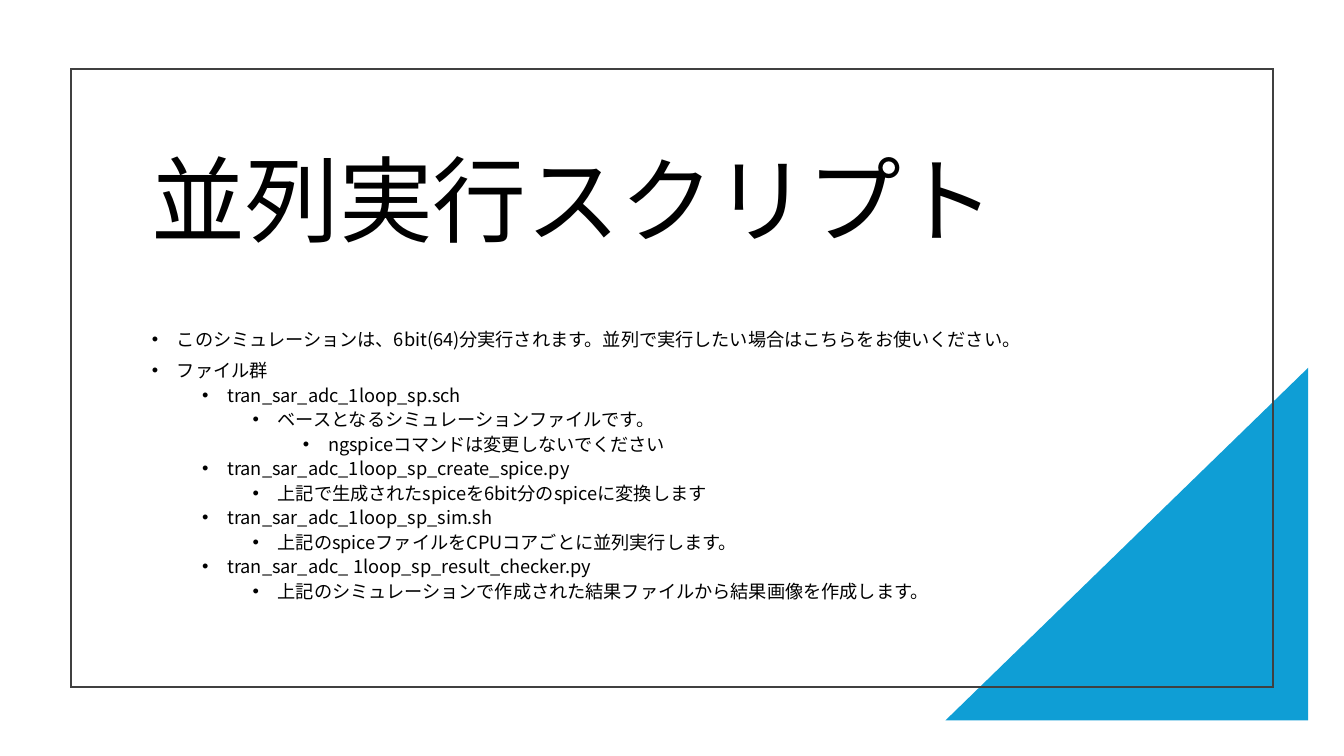
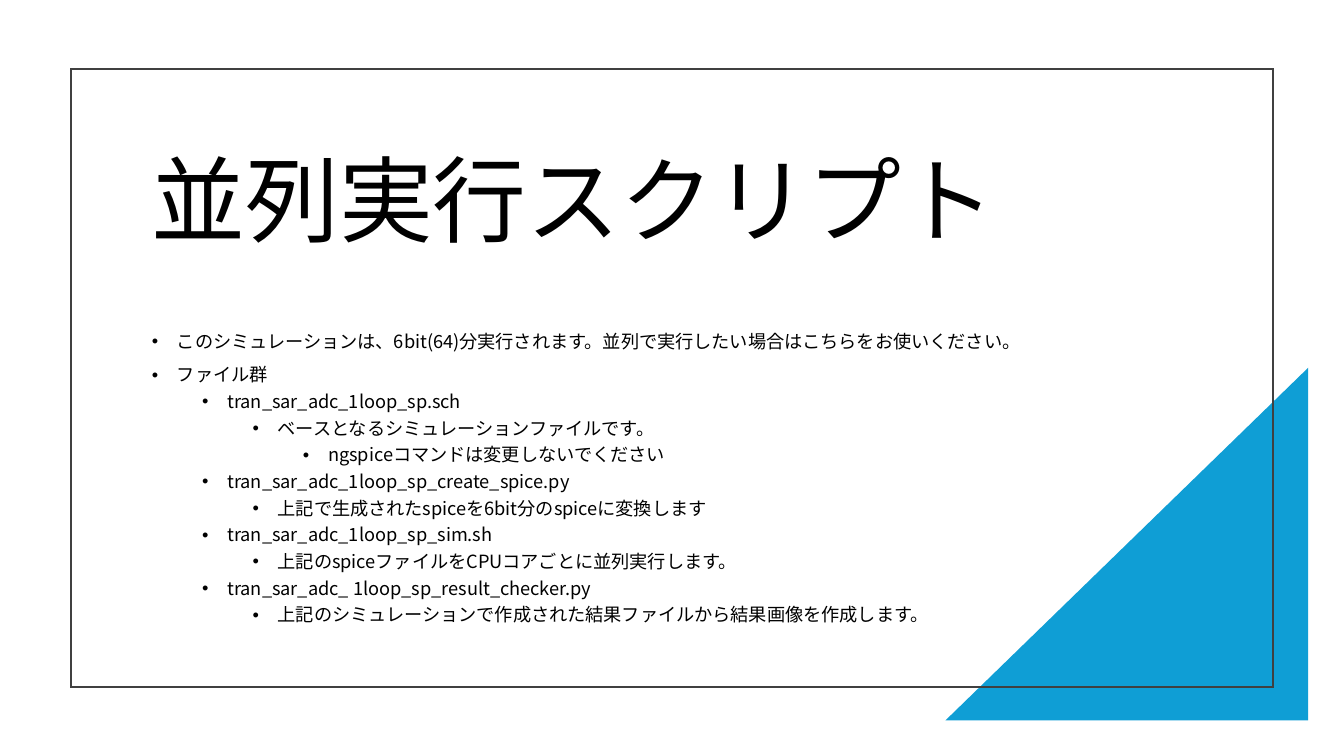
Before and after one commit to ishi-kai/openmpw-transistor-level-examples, a slide deck: slide 126 of SKY130/docs/SAR-ADC_SKY130.pptx. Drawn at 1344x756 pixels with LibreOffice and Linux fonts; fonts in the diff are those of the drawing. Boxes give left, top, right and bottom in pixels: in the first picture for what was removed or moved away, otherwise in the second. Text is boxed around its words. In the diff, an @@ line names an element or a change of style, - is before the commit and + after.

```diff
--- a/SKY130/docs/SAR-ADC_SKY130.pptx
+++ b/SKY130/docs/SAR-ADC_SKY130.pptx
@@ text "このシミュレーションは、6bit(64)分実行されます。並列で実行したい場合はこちらをお使いください。" at bbox=[177, 332, 1021, 623]: line spacing 0.8 to 0.9 @@
```
Also in this commit, not shown: 4 other slides changed, 20 other files.
